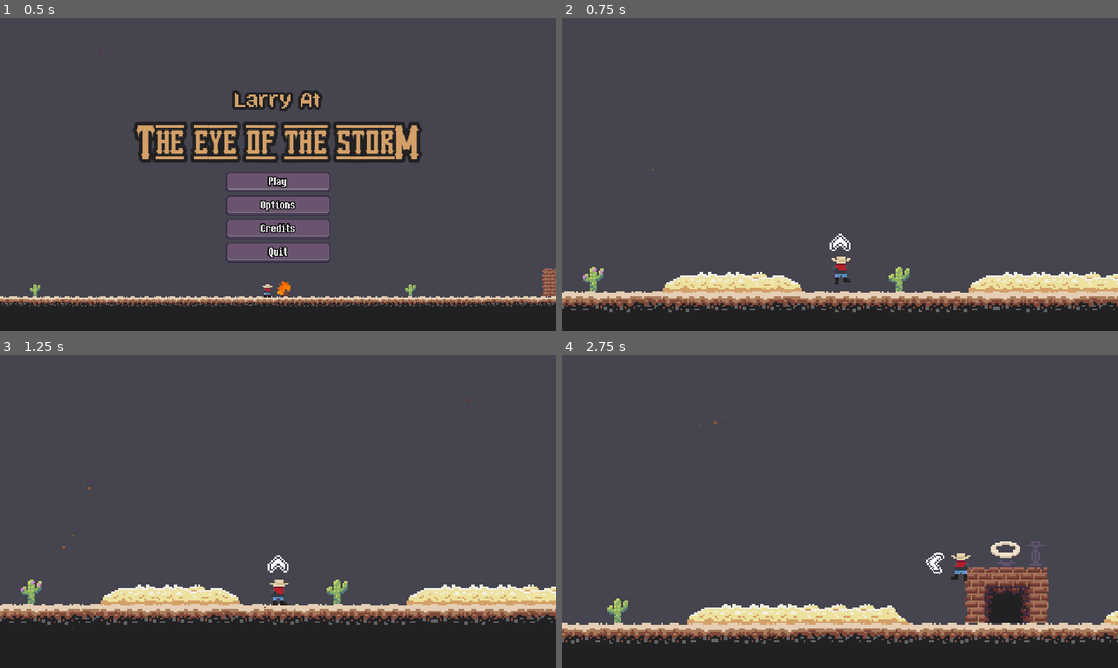
Above: before the commit, frames 1-4 (two rows, left to right).
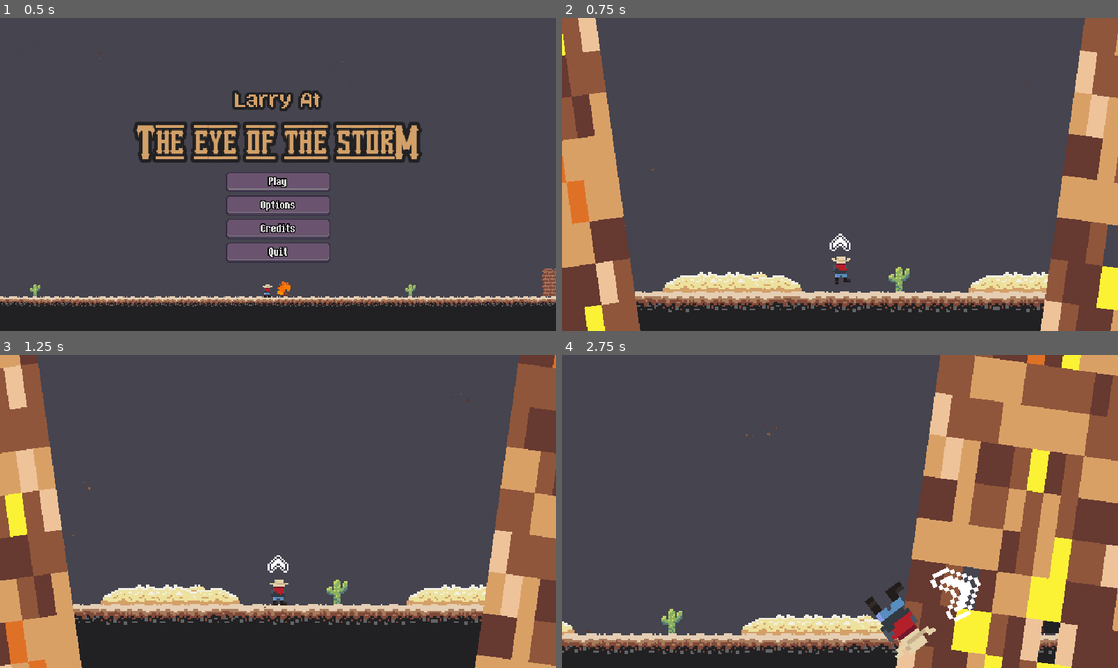
Above: after the commit, the same moments.

Repository: haywirehawk/gmtk2025
Game: Godot game, scene res://maps/Menus/MainMenu.tscn
Same seed, same stepped clock (60 frames per second), same inputs: the game is played once before the commit and once after it. Sound files missing from this copy of the repository are replaced by a short silence.
Inputs (mouse positions are in pixels of both pictures, inside the frame that each line leads up to):
- Up to frame 1 (0.5 s): no input
- Up to frame 2 (0.75 s): click "Play" at 0.5 s
- Up to frame 3 (1.25 s): no input
- Up to frame 4 (2.75 s): move the mouse to (962, 495) at 1.27 s; press the mouse at (962, 495) at 1.28 s; hold D (move_right) from 1.28 s (still down); tap Space (jump) at 1.52, 1.55, 1.82, 2.1, 2.27, 2.57 s; move the mouse to (728, 527) at 2.02 s; release the mouse at (728, 527) at 2.03 s; click (728, 527) at 2.3 s

Frame 1 is identical in both runs. In frame 2, 20% of the frame differs, in the area x 0-100%, y 0-100%; in frame 3, 21%; in frame 4, 42%.

Commit message:
Sound Effects

Diff:
--- a/game_objects/enemy/tornado/tornado.gd
+++ b/game_objects/enemy/tornado/tornado.gd
@@ -12,6 +12,12 @@
 @onready var right_hitbox: HitboxComponent = $RightWall/HitboxComponent
 @onready var left_wall: TornadoSprite = %LeftWall
 @onready var right_wall: TornadoSprite = %RightWall
+@onready var left_audio_player: AudioStreamPlayer2D = %LeftAudioPlayer
+@onready var right_audio_player: AudioStreamPlayer2D = %RightAudioPlayer
+@onready var audio_timer: Timer = $AudioTimer
+
+var audio_playing: bool
+var starting_distance: float = 300
 
 
 var movement_timer: Timer
@@ -25,8 +31,12 @@
 
 # Called when the node enters the scene tree for the first time.
 func _ready() -> void:
+	left_wall.position.x = -starting_distance
+	right_wall.position.x = starting_distance
+
 	left_hitbox.successful_hit.connect(_tornado_hit)
 	right_hitbox.successful_hit.connect(_tornado_hit)
+	audio_timer.timeout.connect(_on_audio_timer_timeout)
 
 
 # Called every frame. 'delta' is the elapsed time since the previous frame.
@@ -35,6 +45,7 @@
 
 	follow_target(delta)
 	close_walls(delta)
+	check_wall_distance()
 
 
 func setup(new_target: Node2D) -> void:
@@ -48,6 +59,12 @@
 
 func stop_tornado() -> void:
 	idle = true
+	audio_timer.stop()
+
+
+func add_spread() -> void:
+	left_wall.position.x -= 1000
+	right_wall.position.x += 1000
 
 
 func set_closing_speed(speed: float) -> void:
@@ -66,6 +83,21 @@
 	left_wall.position.x += closing_distance
 	right_wall.position.x -= closing_distance
 
+
+func check_wall_distance() -> void:
+	if audio_playing:
+		if left_wall.position.x < -3000:
+			audio_timer.stop()
+			audio_playing = false
+	else:
+		if left_wall.position.x > -3000:
+			audio_timer.start()
+			audio_playing = true
+
+
+func play_sounds() -> void:
+	left_audio_player.play()
+	right_audio_player.play()
 
 
 #turns on/off random movement, can still move manually when off
@@ -127,3 +159,7 @@
 
 func _tornado_hit(_direction: Vector2) -> void:
 	GameEvents.tornado_hit.emit()
+
+
+func _on_audio_timer_timeout() -> void:
+	play_sounds()
--- a/game_objects/enemy/tornado/tornado.tscn
+++ b/game_objects/enemy/tornado/tornado.tscn
@@ -1,10 +1,18 @@
-[gd_scene load_steps=10 format=3 uid="uid://b0qvyu1crjo2y"]
+[gd_scene load_steps=19 format=3 uid="uid://b0qvyu1crjo2y"]
 
 [ext_resource type="Texture2D" uid="uid://b3s0onjqtcd08" path="res://game_objects/enemy/tornado/tornado.png" id="1_fmfmv"]
 [ext_resource type="Script" uid="uid://vtdf276wndwl" path="res://game_objects/enemy/tornado/tornado.gd" id="1_l0ex7"]
 [ext_resource type="Shader" uid="uid://cpdy4o1gkp8j5" path="res://game_objects/enemy/tornado/tornado.gdshader" id="2_n22e1"]
 [ext_resource type="Script" uid="uid://crrs6vyewl7u6" path="res://game_objects/components/hitbox/hitbox_component.gd" id="2_r242n"]
 [ext_resource type="Script" uid="uid://b84qtrax4ql6" path="res://game_objects/enemy/tornado/tornado_sprite_2d.gd" id="4_dx4xg"]
+[ext_resource type="AudioStream" uid="uid://ccpd20v12fiwu" path="res://Audio/sfx/tornado/footstep_snow_004.ogg" id="6_8ovyy"]
+[ext_resource type="AudioStream" uid="uid://c63qt2for3etl" path="res://Audio/sfx/tornado/footstep_snow_003.ogg" id="7_sb3lw"]
+[ext_resource type="AudioStream" uid="uid://c3jjnnxlol16j" path="res://Audio/sfx/tornado/platesHit5.ogg" id="8_mvq3x"]
+[ext_resource type="AudioStream" uid="uid://do7whrfsbw0l8" path="res://Audio/sfx/tornado/rockHit2.ogg" id="9_45iif"]
+[ext_resource type="AudioStream" uid="uid://dv47wbqgjswnb" path="res://Audio/sfx/tornado/platesHit3.ogg" id="10_l2s3y"]
+[ext_resource type="AudioStream" uid="uid://c2ksyywbp532k" path="res://Audio/sfx/tornado/wind1.ogg" id="11_45iif"]
+[ext_resource type="AudioStream" uid="uid://cpb636hebswu0" path="res://Audio/sfx/tornado/wind2.ogg" id="12_l2s3y"]
+[ext_resource type="AudioStream" uid="uid://11a447u7v3e4" path="res://Audio/sfx/tornado/wind3.ogg" id="13_yeycm"]
 
 [sub_resource type="ShaderMaterial" id="ShaderMaterial_dx4xg"]
 shader = ExtResource("2_n22e1")
@@ -13,6 +21,22 @@
 
 [sub_resource type="RectangleShape2D" id="RectangleShape2D_l0ex7"]
 size = Vector2(17.955, 20)
+
+[sub_resource type="AudioStreamRandomizer" id="AudioStreamRandomizer_dx4xg"]
+random_pitch = 1.1
+random_volume_offset_db = 3.0
+streams_count = 8
+stream_0/stream = ExtResource("6_8ovyy")
+stream_1/stream = ExtResource("7_sb3lw")
+stream_2/stream = ExtResource("8_mvq3x")
+stream_3/stream = ExtResource("9_45iif")
+stream_4/stream = ExtResource("10_l2s3y")
+stream_5/stream = ExtResource("11_45iif")
+stream_5/weight = 5.0
+stream_6/stream = ExtResource("12_l2s3y")
+stream_6/weight = 5.0
+stream_7/stream = ExtResource("13_yeycm")
+stream_7/weight = 6.0
 
 [sub_resource type="ShaderMaterial" id="ShaderMaterial_3b81r"]
 shader = ExtResource("2_n22e1")
@@ -39,7 +63,7 @@
 
 [node name="HitboxComponent" type="Area2D" parent="LeftWall" node_paths=PackedStringArray("_collision_shape")]
 collision_layer = 8
-collision_mask = 2
+collision_mask = 0
 script = ExtResource("2_r242n")
 damage = 5
 _collision_shape = NodePath("CollisionShape2D")
@@ -48,6 +72,13 @@
 [node name="CollisionShape2D" type="CollisionShape2D" parent="LeftWall/HitboxComponent"]
 position = Vector2(-1.02252, 0)
 shape = SubResource("RectangleShape2D_l0ex7")
+
+[node name="LeftAudioPlayer" type="AudioStreamPlayer2D" parent="LeftWall"]
+unique_name_in_owner = true
+stream = SubResource("AudioStreamRandomizer_dx4xg")
+volume_db = 5.0
+attenuation = 3.0
+max_polyphony = 15
 
 [node name="RightWall" type="Sprite2D" parent="."]
 unique_name_in_owner = true
@@ -60,7 +91,7 @@
 
 [node name="HitboxComponent" type="Area2D" parent="RightWall" node_paths=PackedStringArray("_collision_shape")]
 collision_layer = 8
-collision_mask = 2
+collision_mask = 0
 script = ExtResource("2_r242n")
 damage = 5
 _collision_shape = NodePath("CollisionShape2D")
@@ -69,3 +100,16 @@
 [node name="CollisionShape2D" type="CollisionShape2D" parent="RightWall/HitboxComponent"]
 position = Vector2(1.04009, -5.96046e-08)
 shape = SubResource("RectangleShape2D_n22e1")
+
+[node name="RightAudioPlayer" type="AudioStreamPlayer2D" parent="RightWall"]
+unique_name_in_owner = true
+rotation = 0.0480902
+scale = Vector2(0.961259, 1.94413)
+skew = 1.00618
+stream = SubResource("AudioStreamRandomizer_dx4xg")
+volume_db = 3.0
+attenuation = 3.0
+max_polyphony = 15
+
+[node name="AudioTimer" type="Timer" parent="."]
+wait_time = 0.25
--- a/game_objects/environment/poi/upgrade_altar.tscn
+++ b/game_objects/environment/poi/upgrade_altar.tscn
@@ -2,6 +2,33 @@
 
 [ext_resource type="Texture2D" uid="uid://oe4mj2frwocl" path="res://assets/items/Items-06.png" id="1_1ipwq"]
 [ext_resource type="Script" uid="uid://b2f1fulb6ymcf" path="res://game_objects/environment/poi/upgrade_altar.gd" id="1_mt3xn"]
+
+[sub_resource type="Animation" id="Animation_8vcgd"]
+length = 0.001
+tracks/0/type = "value"
+tracks/0/imported = false
+tracks/0/enabled = true
+tracks/0/path = NodePath("UpgradeLocation:scale")
+tracks/0/interp = 1
+tracks/0/loop_wrap = true
+tracks/0/keys = {
+"times": PackedFloat32Array(0),
+"transitions": PackedFloat32Array(1),
+"update": 0,
+"values": [Vector2(1, 1)]
+}
+tracks/1/type = "value"
+tracks/1/imported = false
+tracks/1/enabled = true
+tracks/1/path = NodePath("UpgradeLocation:position")
+tracks/1/interp = 1
+tracks/1/loop_wrap = true
+tracks/1/keys = {
+"times": PackedFloat32Array(0),
+"transitions": PackedFloat32Array(1),
+"update": 0,
+"values": [Vector2(0, 0)]
+}
 
 [sub_resource type="Animation" id="Animation_kht25"]
 resource_name = "idle"
@@ -31,33 +58,6 @@
 "values": [Vector2(0, -2), Vector2(0, 2)]
 }
 
-[sub_resource type="Animation" id="Animation_8vcgd"]
-length = 0.001
-tracks/0/type = "value"
-tracks/0/imported = false
-tracks/0/enabled = true
-tracks/0/path = NodePath("UpgradeLocation:scale")
-tracks/0/interp = 1
-tracks/0/loop_wrap = true
-tracks/0/keys = {
-"times": PackedFloat32Array(0),
-"transitions": PackedFloat32Array(1),
-"update": 0,
-"values": [Vector2(1, 1)]
-}
-tracks/1/type = "value"
-tracks/1/imported = false
-tracks/1/enabled = true
-tracks/1/path = NodePath("UpgradeLocation:position")
-tracks/1/interp = 1
-tracks/1/loop_wrap = true
-tracks/1/keys = {
-"times": PackedFloat32Array(0),
-"transitions": PackedFloat32Array(1),
-"update": 0,
-"values": [Vector2(0, 0)]
-}
-
 [sub_resource type="AnimationLibrary" id="AnimationLibrary_pu268"]
 _data = {
 &"RESET": SubResource("Animation_8vcgd"),
--- a/game_objects/manager/game_manager/game_manager.gd
+++ b/game_objects/manager/game_manager/game_manager.gd
@@ -134,6 +134,7 @@
 
 func set_grace_period() -> void:
 	tornado.stop_tornado()
+	tornado.add_spread()
 	grace_period_timer.start()
 	doom_timer.stop()
 
@@ -161,6 +162,7 @@
 
 
 func _on_tornado_hit() -> void:
+	doom_clock -= 1
 	player.lockout(true)
 
 	tween_out(player)
--- a/game_objects/manager/upgrade_manager/upgrade_manager.gd
+++ b/game_objects/manager/upgrade_manager/upgrade_manager.gd
@@ -73,6 +73,8 @@
 
 func _on_player_spawned(active_player: Player) -> void:
 	player = active_player
+	if get_collection_size() > 0:
+		player.try_change_lasso(get_current_lasso())
 
 
 func _add_lasso_to_collection(new_upgrade: LassoResource) -> void:
--- a/game_objects/manager/upgrade_manager/upgrade_manager.tscn
+++ b/game_objects/manager/upgrade_manager/upgrade_manager.tscn
@@ -1,8 +1,6 @@
-[gd_scene load_steps=3 format=3 uid="uid://b574qxdeclqad"]
+[gd_scene load_steps=2 format=3 uid="uid://b574qxdeclqad"]
 
 [ext_resource type="Script" uid="uid://b7fkqiba14gfb" path="res://game_objects/manager/upgrade_manager/upgrade_manager.gd" id="1_3ud6x"]
-[ext_resource type="Resource" uid="uid://cpsmdwr31ljb8" path="res://resources/lassos/basic_lasso/basic_lasso.tres" id="2_o0be4"]
 
 [node name="UpgradeManager" type="Node"]
 script = ExtResource("1_3ud6x")
-starting_lasso = ExtResource("2_o0be4")
--- a/game_objects/player/lasso_controller.gd
+++ b/game_objects/player/lasso_controller.gd
@@ -39,6 +39,7 @@
 @onready var lasso_honda_area: CharacterBody2D = %LassoHondaArea
 @onready var lasso_honda_sprite: AnimatedSprite2D = %LassoHondaSprite
 @onready var lasso_slack: Sprite2D = %LassoSlack
+@onready var throw_charge_progress_bar: ProgressBar = %ThrowChargeProgressBar
 
 
 func _ready() -> void:
--- a/game_objects/player/player.gd
+++ b/game_objects/player/player.gd
@@ -38,13 +38,18 @@
 @onready var direction_arrow: Sprite2D = %DirectionArrow
 @onready var lasso_controller: LassoController = %LassoController
 @onready var equip_root: Node2D = %EquipRoot
+@onready var audio_player: PlayerAudioPlayer = %AudioPlayer
+@onready var hurtbox_collision_shape: CollisionShape2D = %HurtboxCollisionShape
 
 
 func _ready() -> void:
 	lasso_controller.setup(self)
+
+	current_gravity = default_gravity
+
+	GameEvents.lasso_acquired.connect(_on_lasso_acquired)
+
 	GameEvents.emit_player_spawned(self)
-
-	current_gravity = default_gravity
 
 
 func _process(_delta: float) -> void:
@@ -76,6 +81,7 @@
 func lockout(lock: bool = true) -> void:
 	locked = lock
 	if is_node_ready():
+		hurtbox_collision_shape.set_deferred("disabled", lock)
 		player_sprite.play("airborne")
 
 
@@ -150,6 +156,7 @@
 	if input_jump_just_pressed and grounded_with_buffer and not is_jumping:
 		velocity.y += JUMP_VELOCITY
 		is_jumping = true
+		audio_player.play_jump()
 		return
 	if not input_jump_held and is_jumping:
 		velocity.y *= JUMP_CANCEL_FACTOR
@@ -191,3 +198,7 @@
 
 func _change_lasso(new_lasso: LassoResource) -> void:
 	lasso_controller.change_lasso(new_lasso)
+
+
+func _on_lasso_acquired(_lasso: LassoResource) -> void:
+	audio_player.play_lasso_acquired()
--- a/game_objects/player/player.tscn
+++ b/game_objects/player/player.tscn
@@ -15,6 +15,11 @@
 [ext_resource type="Script" uid="uid://cwetfej2djc7n" path="res://game_objects/player/states/lasso_states/lasso_state_miss.gd" id="8_d4pf5"]
 [ext_resource type="PackedScene" uid="uid://b53rlrm08se48" path="res://game_objects/components/hurtbox/hurtbox_component.tscn" id="10_d4pf5"]
 [ext_resource type="Texture2D" uid="uid://dqitiwxht8r11" path="res://game_objects/player/Cowboy.png" id="10_kc3ei"]
+[ext_resource type="Script" uid="uid://ctpy3qyy43ww0" path="res://game_objects/player/player_audio_player.gd" id="11_nl4u6"]
+[ext_resource type="AudioStream" uid="uid://0a67tauy7doc" path="res://Audio/sfx/impactSoft_heavy_002.ogg" id="12_on823"]
+[ext_resource type="AudioStream" uid="uid://c40pajf4r05v1" path="res://Audio/sfx/woosh6.ogg" id="13_d5r2k"]
+[ext_resource type="AudioStream" uid="uid://dmv0k2wavj7kk" path="res://Audio/sfx/phaserUp5.ogg" id="13_h4nmx"]
+[ext_resource type="AudioStream" uid="uid://c2mqu76bc6b24" path="res://Audio/sfx/handleSmallLeather2.ogg" id="13_ip10g"]
 [ext_resource type="Shader" uid="uid://bxa23hv7qmfki" path="res://resources/shaders/flash.gdshader" id="14_o7l5b"]
 [ext_resource type="Texture2D" uid="uid://cilpukysdlu7f" path="res://game_objects/player/Falling.png" id="16_qh24s"]
 [ext_resource type="Texture2D" uid="uid://drchecylmilrg" path="res://game_objects/player/Cowboy walk.png" id="18_nl4u6"]
@@ -293,15 +298,29 @@
 [node name="Miss" type="Node" parent="LassoStateMachine"]
 script = ExtResource("8_d4pf5")
 
+[node name="Audio" type="Node2D" parent="."]
+
+[node name="AudioListener2D" type="AudioListener2D" parent="Audio"]
+
+[node name="AudioPlayer" type="AudioStreamPlayer2D" parent="Audio"]
+unique_name_in_owner = true
+script = ExtResource("11_nl4u6")
+player_jump_sound = ExtResource("12_on823")
+lasso_acquired_sound = ExtResource("13_h4nmx")
+lasso_hitch_sound = ExtResource("13_ip10g")
+lasso_throw_sound = ExtResource("13_d5r2k")
+
 [node name="PlayerCollision" type="CollisionShape2D" parent="."]
 position = Vector2(0, -6)
 shape = SubResource("CapsuleShape2D_qh24s")
 
 [node name="HurtboxComponent" parent="." node_paths=PackedStringArray("health_component") instance=ExtResource("10_d4pf5")]
 visible = false
+collision_mask = 8
 health_component = NodePath("../HealthComponent")
 
-[node name="CollisionShape2D" type="CollisionShape2D" parent="HurtboxComponent"]
+[node name="HurtboxCollisionShape" type="CollisionShape2D" parent="HurtboxComponent"]
+unique_name_in_owner = true
 position = Vector2(0, -7)
 shape = SubResource("RectangleShape2D_nl4u6")
 
@@ -384,3 +403,24 @@
 [node name="LassoSlack" type="Sprite2D" parent="Visuals/EquipRoot"]
 unique_name_in_owner = true
 offset = Vector2(0, 2)
+
+[node name="ThrowChargeProgressBar" type="ProgressBar" parent="."]
+unique_name_in_owner = true
+visible = false
+custom_minimum_size = Vector2(20, 2)
+anchors_preset = 8
+anchor_left = 0.5
+anchor_top = 0.5
+anchor_right = 0.5
+anchor_bottom = 0.5
+offset_left = -8.0
+offset_top = 1.0
+offset_right = 8.0
+offset_bottom = 5.0
+grow_horizontal = 2
+grow_vertical = 2
+size_flags_horizontal = 4
+size_flags_vertical = 4
+max_value = 1.0
+value = 0.5
+show_percentage = false
--- /dev/null
+++ b/game_objects/player/player_audio_player.gd
@@ -0,0 +1,29 @@
+class_name PlayerAudioPlayer
+extends AudioStreamPlayer2D
+
+@export var player_jump_sound: AudioStream
+@export var lasso_acquired_sound: AudioStream
+@export var lasso_hitch_sound: AudioStream
+@export var lasso_throw_sound: AudioStream
+
+
+func play_jump() -> void:
+	_set_and_play(player_jump_sound)
+
+
+func play_lasso_acquired() -> void:
+	_set_and_play(lasso_acquired_sound)
+
+
+func play_lasso_hitch() -> void:
+	_set_and_play(lasso_hitch_sound, 0.05)
+
+
+func play_lasso_throw() -> void:
+	_set_and_play(lasso_throw_sound, 0.05)
+
+
+func _set_and_play(new_stream: AudioStream, value: float = 0.0) -> void:
+	stop()
+	stream = new_stream
+	play(value)
--- a/game_objects/player/states/lasso_states/lasso_state_hitched.gd
+++ b/game_objects/player/states/lasso_states/lasso_state_hitched.gd
@@ -14,6 +14,7 @@
 	get_tree().get_first_node_in_group("entities_layer").add_child(hitch_component)
 
 	parent.player.set_can_climb(true)
+	parent.player.audio_player.play_lasso_hitch()
 
 
 func exit() -> void:
--- a/game_objects/player/states/lasso_states/lasso_state_ready.gd
+++ b/game_objects/player/states/lasso_states/lasso_state_ready.gd
@@ -2,13 +2,19 @@
 
 var _max_strength: bool
 var _current_strength_percent: float
-var _shader_tween: Tween
+#var _shader_tween: Tween
 var _timer: SceneTreeTimer
 var _duration: float = 0.5
+
+@onready var _progress_bar: ProgressBar = %ThrowChargeProgressBar
+#@onready var _progress_bar_material: ShaderMaterial = %ThrowChargeProgressBar.material
+
 
 func enter() -> void:
 	_reset_variables()
 	animations.play("ready_lasso")
+	_progress_bar.show()
+	_progress_bar.value = 0.0
 	_timer = get_tree().create_timer(_duration)
 	_timer.timeout.connect(_timer_timeout)
 
@@ -20,7 +26,9 @@
 func update(_delta: float) -> void:
 	parent.aim_lasso()
 	if not _max_strength:
-		_current_strength_percent = ( (_duration - _timer.time_left) / _duration)
+		var percent := ((_duration - _timer.time_left) / _duration)
+		_current_strength_percent = percent
+		_progress_bar.value = percent
 	else:
 		_current_strength_percent = 1.2
 	if parent.player.input_lasso_held:
@@ -31,28 +39,38 @@
 		return
 
 
-func set_shader(value: float) -> void:
-	value = clamp(value, 0.0, 1.0)
-	parent.lasso_honda_sprite.material.set_shader_parameter("shader_parameter/flash_intensity", value)
-
-
-func _play_ready_effects() -> void:
-	if _shader_tween and _shader_tween.is_valid():
-		_shader_tween.kill()
-
-	_shader_tween = create_tween()
-	_shader_tween.tween_method(set_shader, 1, 0, 0.3)\
-	.set_ease(Tween.EASE_IN).set_trans(Tween.TRANS_QUINT)
+#func set_shader(value: float) -> void:
+	#value = clampf(value, 0.0, 1.0)
+	#_progress_bar_material.set_shader_parameter("shader_parameter/intensity", value)
+	#_progress_bar_material.set_shader_parameter("shader_parameter/flash_color", Color.RED)
+	#_progress_bar_material.shad
+	#print("argument" + str(value))
+	#print("parameter" + str(_progress_bar_material.get_shader_parameter("shader_parameter/intensity")))
+	#
+#
+#
+#func _play_ready_effects() -> void:
+	#if _shader_tween and _shader_tween.is_valid():
+		#_shader_tween.kill()
+	#
+	#_shader_tween = create_tween()
+	#_shader_tween.tween_method(set_shader, 1.0, 0.0, 1)\
+	#.set_ease(Tween.EASE_IN).set_trans(Tween.TRANS_QUINT)
 
 
 func _reset_variables() -> void:
 	animations.stop()
 	_max_strength = false
 	_current_strength_percent = 0.0
+	_progress_bar.hide()
+	_progress_bar.value = 0.0
+	_progress_bar.theme_type_variation = ""
 	if _timer and _timer.timeout.has_connections():
 		_timer.timeout.disconnect(_timer_timeout)
 
 
 func _timer_timeout() -> void:
 	_max_strength = true
-	_play_ready_effects()
+	_progress_bar.value = 1.0
+	_progress_bar.theme_type_variation = "MaxProgressBar"
+	#_play_ready_effects()
--- a/game_objects/player/states/lasso_states/lasso_state_throw.gd
+++ b/game_objects/player/states/lasso_states/lasso_state_throw.gd
@@ -25,6 +25,8 @@
 	max_distance = parent.max_length
 	current_position = lasso_honda.global_position
 	get_tree().create_timer(2.0).timeout.connect(_timer_timeout)
+
+	parent.player.audio_player.play_lasso_throw()
 
 	#var direction = lasso_honda.global_position.direction_to(target).normalized()
 	#lasso_honda.velocity = direction * parent.throw_speed
--- a/ui/theme.tres
+++ b/ui/theme.tres
@@ -82,6 +82,15 @@
 texture_margin_bottom = 2.0
 region_rect = Rect2(20, 21, 8, 6)
 
+[sub_resource type="StyleBoxTexture" id="StyleBoxTexture_de4b7"]
+texture = ExtResource("1_rqugq")
+texture_margin_left = 3.0
+texture_margin_top = 2.0
+texture_margin_right = 3.0
+texture_margin_bottom = 2.0
+region_rect = Rect2(4, 21, 8, 6)
+modulate_color = Color(0.79, 1, 0.72, 1)
+
 [sub_resource type="StyleBoxTexture" id="StyleBoxTexture_3fgq6"]
 texture = ExtResource("1_rqugq")
 texture_margin_left = 4.0
@@ -89,6 +98,14 @@
 texture_margin_right = 4.0
 texture_margin_bottom = 4.0
 region_rect = Rect2(0, 0, 16, 16)
+
+[sub_resource type="AtlasTexture" id="AtlasTexture_iqtc0"]
+atlas = ExtResource("1_rqugq")
+region = Rect2(32, 32, 16, 16)
+
+[sub_resource type="AtlasTexture" id="AtlasTexture_7any1"]
+atlas = ExtResource("1_rqugq")
+region = Rect2(16, 32, 16, 16)
 
 [sub_resource type="StyleBoxFlat" id="StyleBoxFlat_iqtc0"]
 bg_color = Color(0.415686, 0.32549, 0.431373, 1)
@@ -100,6 +117,25 @@
 texture_margin_right = 3.0
 texture_margin_bottom = 4.0
 region_rect = Rect2(32, 0, 16, 16)
+
+[sub_resource type="StyleBoxTexture" id="StyleBoxTexture_mo6nk"]
+content_margin_top = 3.0
+content_margin_bottom = 2.0
+texture = ExtResource("1_rqugq")
+texture_margin_left = 3.0
+texture_margin_top = 2.0
+texture_margin_right = 3.0
+texture_margin_bottom = 2.0
+region_rect = Rect2(20, 21, 8, 6)
+
+[sub_resource type="StyleBoxTexture" id="StyleBoxTexture_qijjd"]
+texture = ExtResource("1_rqugq")
+texture_margin_left = 3.0
+texture_margin_top = 2.0
+texture_margin_right = 3.0
+texture_margin_bottom = 2.0
+region_rect = Rect2(4, 21, 8, 6)
+modulate_color = Color(0.733333, 0.733333, 0.733333, 1)
 
 [resource]
 Button/constants/outline_size = 4
@@ -119,9 +155,15 @@
 Label/constants/outline_size = 4
 Label/font_sizes/font_size = 16
 Label/fonts/font = ExtResource("2_iqtc0")
+MaxProgressBar/base_type = &"ProgressBar"
+MaxProgressBar/styles/fill = SubResource("StyleBoxTexture_de4b7")
 PanelContainer/styles/panel = SubResource("StyleBoxTexture_3fgq6")
+PopupMenu/icons/radio_checked = SubResource("AtlasTexture_iqtc0")
+PopupMenu/icons/radio_unchecked = SubResource("AtlasTexture_7any1")
 PopupMenu/styles/hover = SubResource("StyleBoxFlat_iqtc0")
 PopupMenu/styles/panel = SubResource("StyleBoxTexture_y5ki2")
+ProgressBar/styles/background = SubResource("StyleBoxTexture_mo6nk")
+ProgressBar/styles/fill = SubResource("StyleBoxTexture_qijjd")
 SubtitleLabel/base_type = &"Label"
 SubtitleLabel/colors/font_color = Color(0.827451, 0.627451, 0.407843, 1)
 SubtitleLabel/constants/outline_size = 16
Not shown, added: Audio/sfx/error_005.ogg.import
Not shown, added: Audio/sfx/handleSmallLeather2.ogg.import
Not shown, added: Audio/sfx/impactSoft_heavy_002.ogg.import
Not shown, added: Audio/sfx/phaserUp5.ogg.import
Not shown, added: Audio/sfx/pickup3.ogg.import
Not shown, added: Audio/sfx/tornado/footstep_snow_003.ogg.import
Not shown, added: Audio/sfx/tornado/footstep_snow_004.ogg.import
Not shown, added: Audio/sfx/tornado/platesHit3.ogg.import
Not shown, added: Audio/sfx/tornado/platesHit5.ogg.import
Not shown, added: Audio/sfx/tornado/rockHit2.ogg.import
Not shown, added: Audio/sfx/tornado/wind1.ogg.import
Not shown, added: Audio/sfx/tornado/wind2.ogg.import
(and 22 more such lines)
